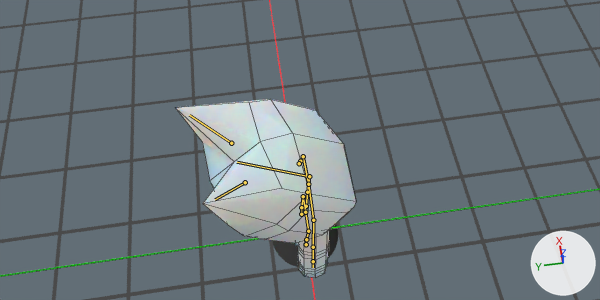
What one commit did to the Blender file files/cat.blend.
The view is the same before and after, from the file's camera 'cam'. The axes (+X, +Y, +Z) are drawn at lower right. The lights are the same throughout. Both versions are drawn at frame 261 of the action 'talk_idleAction.001'; the numbers are the values there. The bones that bend it are drawn over the model as lines. Mesh edges are drawn as thin lines on the coarser meshes.

The first picture shows 'Plane.001', 'Plane.002', 'cat_finished.004', 'circle_shadow'.
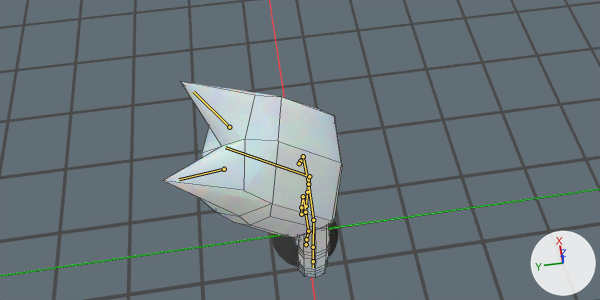
Where the change shows, as pixel boxes (x1, y1, x2, y2) in the pictures (600 x 300 px):
'cat_finished.004', posed (9% taller): before (176, 99, 356, 278); after (163, 82, 342, 278)
bone 'HEAD', root to tip: before (309, 176) to (237, 162); after (309, 176) to (225, 147)

The change, as a list of edits to the scene's bpy script:
```text
Change bone_head:
    where bone_head = bpy.data.objects['talk_idle'].pose.bones['HEAD']  # child of 'BODY1'
    bone_head.rotation_quaternion: (0.938, -0.329, 0.11, 0.015) -> (0.917, -0.383, -0.114, 0.006)  # degrees (-39, 12, -3) -> degrees (-46, -12, 6)
```
